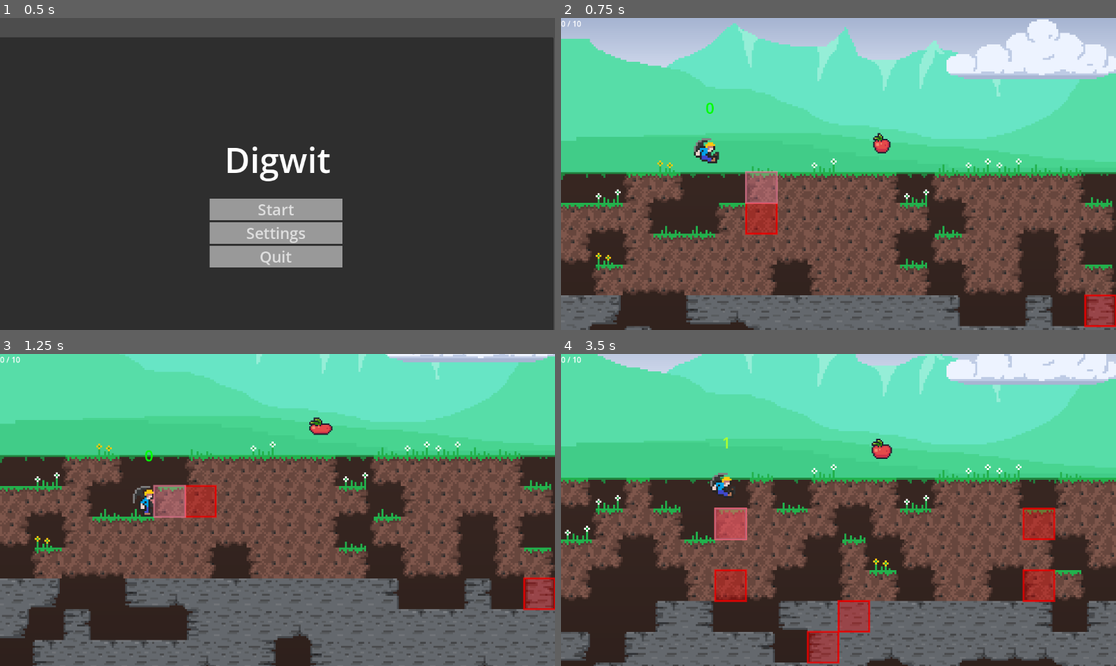
Above: before the commit, frames 1-4 (two rows, left to right).
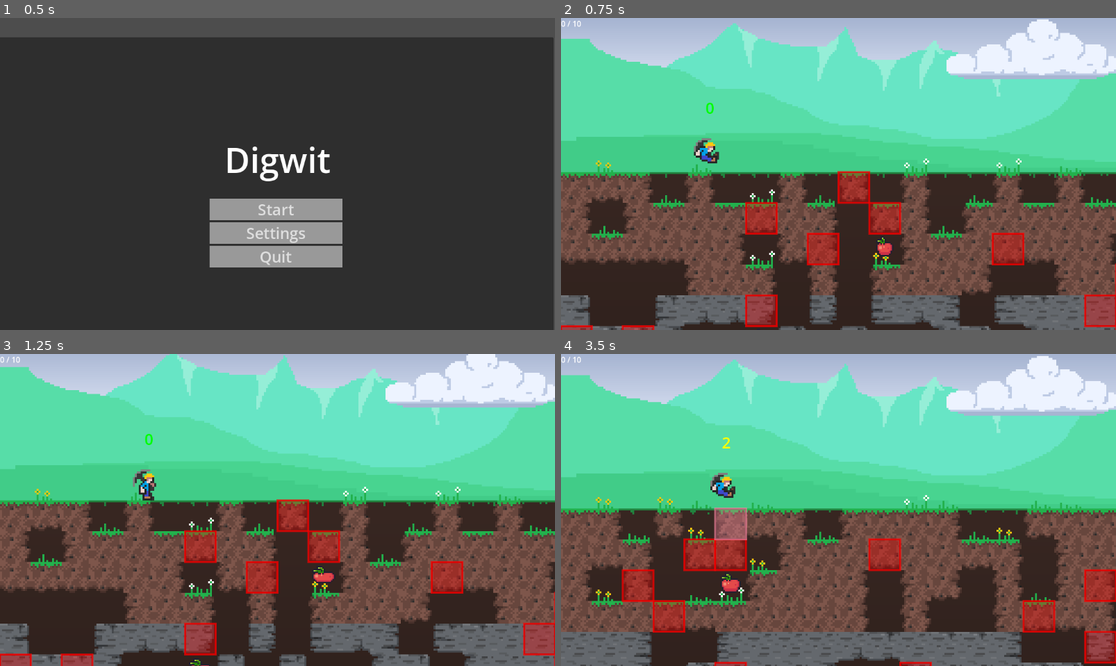
Above: after the commit, the same moments.

Repository: d-v-b/ld58
Game: Godot game, scene res://scenes/main_menu.tscn
Two runs of this game, one before a commit and one after it. Both use one fixed random seed, a clock stepped at 60 frames per second and the inputs below.
Inputs (mouse positions are in pixels of both pictures, inside the frame that each line leads up to):
- Up to frame 1 (0.5 s): no input
- Up to frame 2 (0.75 s): click "Start" at 0.5 s
- Up to frame 3 (1.25 s): no input
- Up to frame 4 (3.5 s): move the mouse to (577, 363) at 1.27 s; hold D (move_right) 1.28-2 s; tap X (action_die) at 1.35 s; tap Space (action_jump) at 1.52, 3.02 s; click "Play again" at 2 s; move the mouse to (727, 525) at 2.77 s; hold D (move_right) from 2.78 s (still down); tap F (action_mine) at 2.85 s

Frame 1 is identical in both runs. In frame 2, 26% of the frame differs, in the area x 0-100%, y 36-100%; in frame 3, 74%, in the area x 0-100%, y 0-100%; in frame 4, 68%.

Commit message:
Spawn apples
Spawn apples
Collect apples
Win points

Diff:
--- a/Collector/scenes/game.tscn
+++ b/Collector/scenes/game.tscn
@@ -6,8 +6,7 @@
 [ext_resource type="Script" uid="uid://upb4cf8v7m5a" path="res://scripts/world_tile.gd" id="3_vtaks"]
 [ext_resource type="PackedScene" uid="uid://bgh183yp2hi7y" path="res://scenes/hud.tscn" id="4_lbhrr"]
 [ext_resource type="Script" path="res://scripts/bomb_count_label.gd" id="5_0tnpc"]
-[ext_resource type="Script" path="res://scenes/camera_2d.gd" id="5_gee14"]
-[ext_resource type="PackedScene" path="res://scenes/diamond.tscn" id="9_0tnpc"]
+[ext_resource type="Script" uid="uid://1cvln46xw26y" path="res://scripts/camera_2d.gd" id="5_gee14"]
 [ext_resource type="Texture2D" uid="uid://gbir15ew0fxx" path="res://assets/underground_background.png" id="12_dinhu"]
 [ext_resource type="PackedScene" uid="uid://d2oyp2jbjhicj" path="res://scenes/parallax_background.tscn" id="13_kvuet"]
 
@@ -341,6 +340,3 @@
 
 [node name="Bottom" type="CollisionShape2D" parent="WorldBoundaries"]
 shape = SubResource("WorldBoundaryShape2D_vtaks")
-
-[node name="Diamond" parent="." instance=ExtResource("9_0tnpc")]
-position = Vector2(666, -54)
--- a/Collector/scripts/world_cell.gd
+++ b/Collector/scripts/world_cell.gd
@@ -13,13 +13,21 @@
 var tile_map : TileMapLayer
 
 var tile_highlight = load("res://scenes/mining_block_selector.tscn")
+var tile_diamond = load("res://scenes/diamond.tscn")
 
 func _init(_world : World2D, _tile_map):
 	tile_map = _tile_map
 	world = _world
 
 func build() -> void:
-	if value == 0 or mining_block: return
+	if value == -1:
+		var diamond = tile_diamond.instantiate()
+		diamond.position = world_position
+		tile_map.add_child(diamond)
+		return
+
+	if value == 0 or mining_block:
+		return
 
 	if is_bomb:
 		mining_block = MiningBlockFactory.create(MiningBlock.MiningBlockType.BOMB, world, world_position, position)
--- a/Collector/scripts/world_tile.gd
+++ b/Collector/scripts/world_tile.gd
@@ -3,6 +3,9 @@
 class_name WorldTile
 
 const _size = Vector2i(22, 64)
+const DENSITY_HOLE = 0.25
+const DENSITY_BOMB = 0.10
+const DENSITY_DIAMOND = 0.012
 
 var grid: Array[Array]
 
@@ -12,14 +15,13 @@
 		for x in _size.x:
 			var _cell = WorldCell.new(get_world_2d(), self)
 			var _material = 1 if (y < 4) else 2
-			var rand_value = randi_range(0, 4)
-			var rand_value2 = randi_range(0, 10)
+			var rand_value = randf()
 
-			if rand_value == 0:
-				_cell.value = 0
+			if rand_value < DENSITY_HOLE:
+				_cell.value = -1 if rand_value < DENSITY_DIAMOND else 0
 			else:
 				_cell.value = _material
-				if rand_value2 == 10:
+				if rand_value < DENSITY_HOLE + DENSITY_BOMB:
 					_cell.is_bomb = true
 
 			_cell.position = Vector2i(x, y)
@@ -32,13 +34,13 @@
 	for y in range(-1, _size.y):
 		for x in _size.x:
 			if y == _size.y - 1 || y < 0:
-				set_cell(Vector2i(x, y), 1, Vector2i(4, 0)  + choose_air_offset(x, y))
+				set_cell(Vector2i(x, y), 1, Vector2i(4, 0) + choose_air_offset(x, y))
 			elif grid[y][x].value == 1:
 				set_cell(Vector2i(x, y), 1, Vector2i(1, 2) + choose_tile_offset(x, y))
 			elif grid[y][x].value == 2:
-				set_cell(Vector2i(x, y), 1, Vector2i(5, 2)  + choose_tile_offset(x, y))
+				set_cell(Vector2i(x, y), 1, Vector2i(5, 2) + choose_tile_offset(x, y))
 			else:
-				set_cell(Vector2i(x, y), 1, Vector2i(4, 0)  + choose_air_offset(x, y))
+				set_cell(Vector2i(x, y), 1, Vector2i(4, 0) + choose_air_offset(x, y))
 
 func _on_cell_destroyed(grid_position: Vector2i) -> void:
 	var cell = grid[grid_position.y][grid_position.x]
@@ -64,12 +66,12 @@
 
 
 func update_cell(cell: WorldCell) -> void:
-	if cell.value == 0:
-		set_cell(cell.position, 1, Vector2i(4, 0)  + choose_air_offset(cell.position.x, cell.position.y))
+	if cell.value <= 0:
+		set_cell(cell.position, 1, Vector2i(4, 0) + choose_air_offset(cell.position.x, cell.position.y))
 	elif cell.value == 1:
-		set_cell(cell.position, 1, Vector2i(1, 2)  + choose_tile_offset(cell.position.x, cell.position.y))
+		set_cell(cell.position, 1, Vector2i(1, 2) + choose_tile_offset(cell.position.x, cell.position.y))
 	elif cell.value == 2:
-		set_cell(cell.position, 1, Vector2i(5, 2)  + choose_tile_offset(cell.position.x, cell.position.y))
+		set_cell(cell.position, 1, Vector2i(5, 2) + choose_tile_offset(cell.position.x, cell.position.y))
 
 func position_grid_to_world(grid_position: Vector2i) -> Vector2:
 	var world_position := Vector2(grid_position * tile_set.tile_size + tile_set.tile_size / 2)
@@ -88,10 +90,10 @@
 		return Vector2i.ZERO
 	var max_x = grid[0].size() - 1
 
-	var top_free = y == 0 or (y > 0 and grid[y - 1][x].value == 0)
-	var bot_free = y < max_y and grid[y + 1][x].value == 0
-	var lft_free = x > 0 and grid[y][x - 1].value == 0
-	var rgt_free = x < max_x and grid[y][x + 1].value == 0
+	var top_free = y == 0 or (y > 0 and grid[y - 1][x].value <= 0)
+	var bot_free = y < max_y and grid[y + 1][x].value <= 0
+	var lft_free = x > 0 and grid[y][x - 1].value <= 0
+	var rgt_free = x < max_x and grid[y][x + 1].value <= 0
 
 	if top_free && bot_free:
 		if lft_free:
@@ -135,8 +137,8 @@
 	var bot_grass = y < max_y and grid[y + 1][x].value == 1
 
 	# Deterministic pseudo-random number based on x and y
-	var seed := int((x * 73856093) ^ (y * 19349663)) & 0x7fffffff
-	var number := seed % 5  # gives values 0–4, consistent per (x, y)
+	var _seed := int((x * 73856093) ^ (y * 19349663)) & 0x7fffffff
+	var number := _seed % 5  # gives values 0–4, consistent per (x, y)
 
 	if bot_grass:
 		return Vector2i(-number, 0)
Not shown: 1 places in Collector/scenes/game.tscn that only renumber resources
Not shown: 2 places in Collector/scenes/player.tscn that only renumber resources
Renamed: Collector/scenes/camera_2d.gd -> Collector/scripts/camera_2d.gd
Renamed: Collector/scenes/camera_2d.gd.uid -> Collector/scripts/camera_2d.gd.uid
